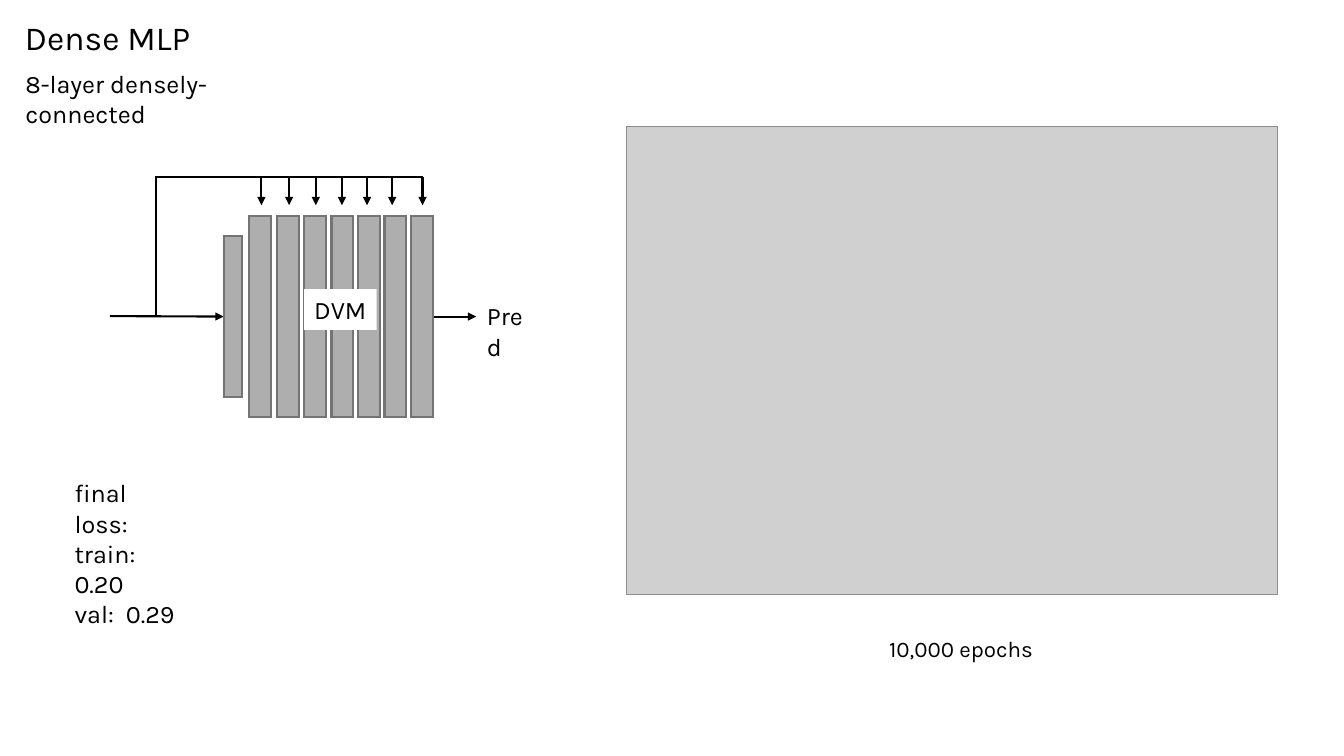
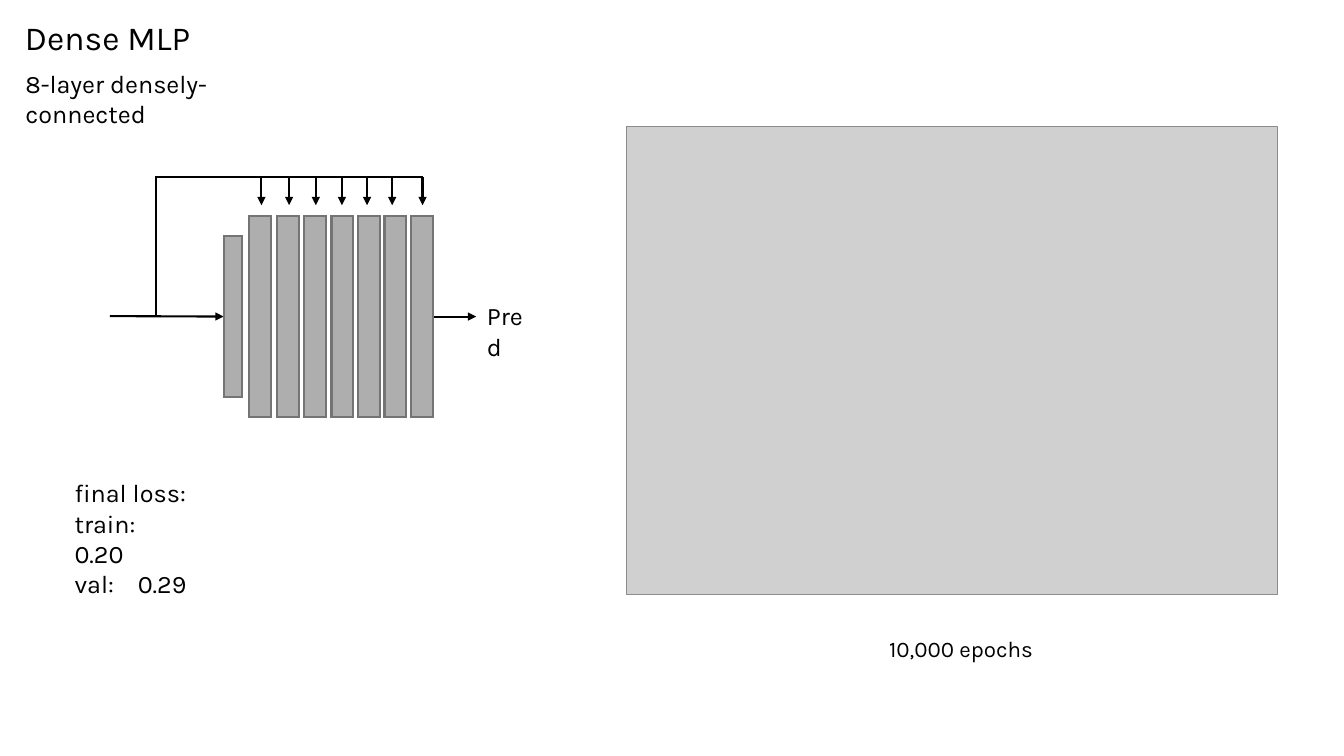
Before and after one commit to planaria158/BERT-antibody-antigen-binding-energy, a slide deck: slide 13 of Homework-aAlphaBio.pptx (slide 6 before the commit). Drawn at 1344x756 pixels with LibreOffice and Linux fonts; fonts in the diff are those of the drawing; grey boxes stand for pictures. Boxes give left, top, right and bottom in pixels: in the first picture for what was removed or moved away, otherwise in the second. Text is boxed around its words. In the diff, an @@ line names an element or a change of style, - is before the commit and + after.

```diff
--- a/Homework-aAlphaBio.pptx
+++ b/Homework-aAlphaBio.pptx
@@ rectangle removed at (304,289,377,330) @@
-DVM
@@ text "final loss:" rewrapped from (75,484,175,624) to (75,484,187,594) @@
```
Also in this commit, not shown: 6 other slides changed, 5 slides added, 3 slides removed.
